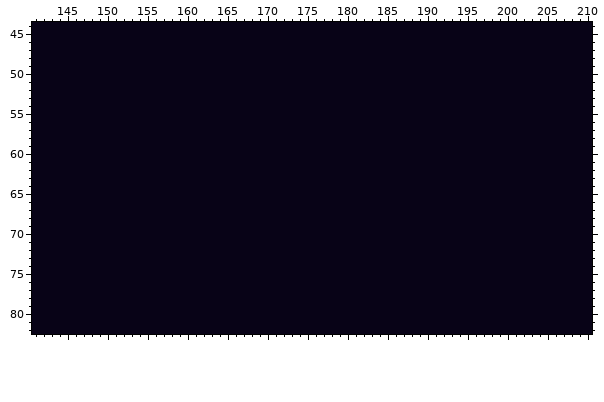
A pixel-art file gets an edit: assets/images/characters/concept.aseprite. That is the earlier state.
512x512 pixels, 1 frame. Colours within 5 levels of each other are drawn and written as one. Shown: x 141..210, y 44..82.
Once edited:
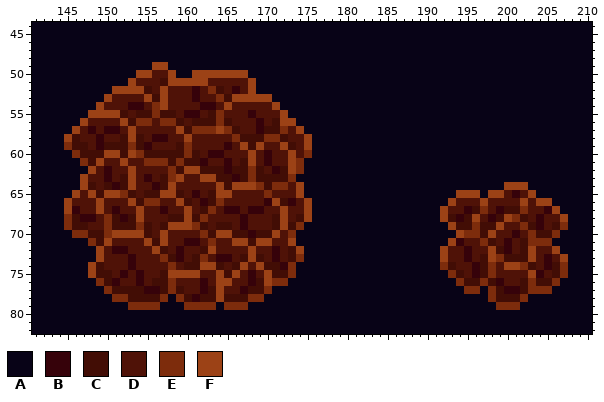
Palette (. is transparent): A #080317  B #36020a  C #420d05  D #4f1207  E #7d2c0c  F #9c4216
The exact change:
Changed rows in their new state; - is an unchanged pixel.
Layer "Flattened":
first column x 145:
49 -----------FF--------------------------------------------------
50 ---------FFDDF--FFFFFFF----------------------------------------
51 --------FDDDCFFFFFDDDDDF---------------------------------------
52 ------FFFFCDFDDDBDECDBDF---------------------------------------
53 -----FDDDDFCFDDDBDDECFFFFF-------------------------------------
54 ----FDDDBBDEFDDDDBBDFDDDDDF------------------------------------
55 ---FFFFCDCCECCDBBDCEDDDBDDDF-----------------------------------
56 --FDDDDFCEEDEECDCCCECDDDBDCFF----------------------------------
57 -FDBDBBDFDDDDDFCEEEFECDDBCCEDF---------------------------------
58 FCDDBDDCFCDBBDDFDDDDDECCCEECDDF--------------------------------
59 ECCDBCCCECBDDDCEDDDDBDFCFDDFCDF--------------------------------
60 -ECCCFFCFECCCCCECDBBDDDFDBDDFDE--------------------------------
61 --ECFDDFDDEEECECCBDDBDCFDBDDFE---------------------------------
62 ---FDBDDFDDDDECFFCCCBCCECDBCFE---------------------------------
63 --FDDBDCFDBDCEFDDFFCCBCECCCCE----------------------------------
64 --FCDCBCFDDBCFDDDDDFCFFFECEEDF-------------------------FFF-----
65 -FDFCFFECDCCFFCDBDCFFDDDDEDDDF-------------------FFF-FFDBDF----
66 FDDDFDDDFCEEDDFCDBCEDDDDDBFCBDF-----------------FDDDFDDDDFDFF--
67 FBDDFDBDDFDDBDDFDCEDBBDBBDDFDDF----------------FDDBCEDBCCEDDBF-
68 ECBBDECBCFDDDCCFCEDDDDBDDDCFDCF----------------FCBCFDBCFECDBDDF
69 ECCDDECCCECDCFFFECDCCDBDDDCFCE------------------FCCECCFDDECBDCE
70 -EECCEFFFFCDFDDDDECFFCCBCCFDE--------------------FEECFDDBDECCE-
71 ---ECFDDDDFCFDDBBDEDDFFCFFDDF-------------------FBDDECDBDCEEE--
72 ----FDBBDDDFCDBDDCFDDDDFDDBDCF-----------------FDDBDDFCBDCFDDF-
73 ----FDDDBDDDECBDCEDBBDCFCDBDCE-----------------FDDBDCFECCCFDBDF
74 ---FCDDDBDDDDEDCCFFCDCFDFCCBE------------------ECDDBCEDFFECDBCE
75 ---FCCDBDBDDCFFFFDDFCFDBDFCCE-------------------ECDBCEDDDDFBDCE
76 ----ECBDDBDCCEDDDBDFFDDBCFEE---------------------ECCECBDDCECCE-
77 -----ECCCCBBCECDDBCFDDBCCE------------------------EE-ECBBCEEE--
78 ------EECCCCE-ECBCCFCCCEE----------------------------ECCCE-----
79 --------EEEE---EEEE-EEE-------------------------------EEE------
Where, in picture pixels (left, top, right, bottom), the same in both pictures:
changed: (64, 62, 312, 310)
changed: (440, 182, 568, 310)
